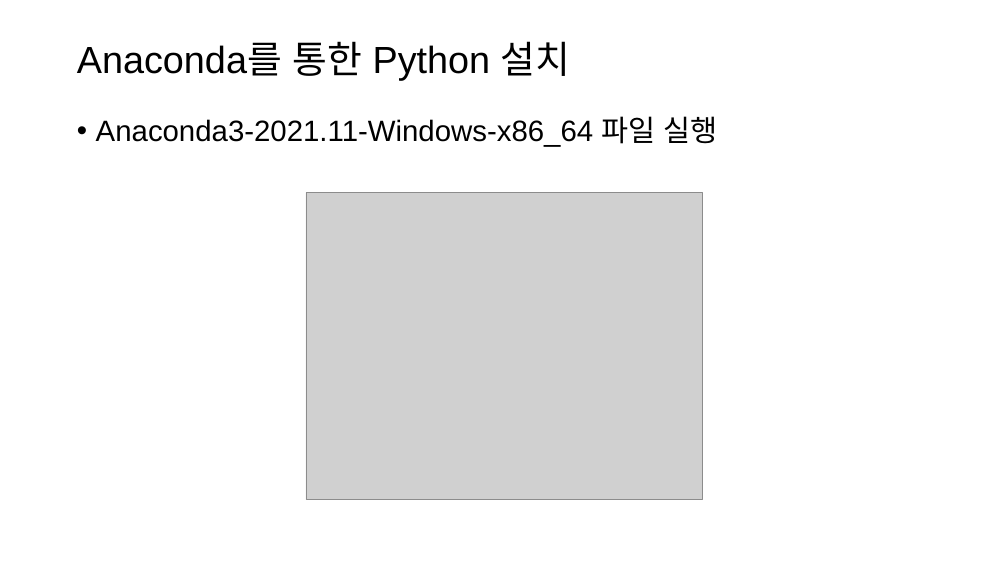
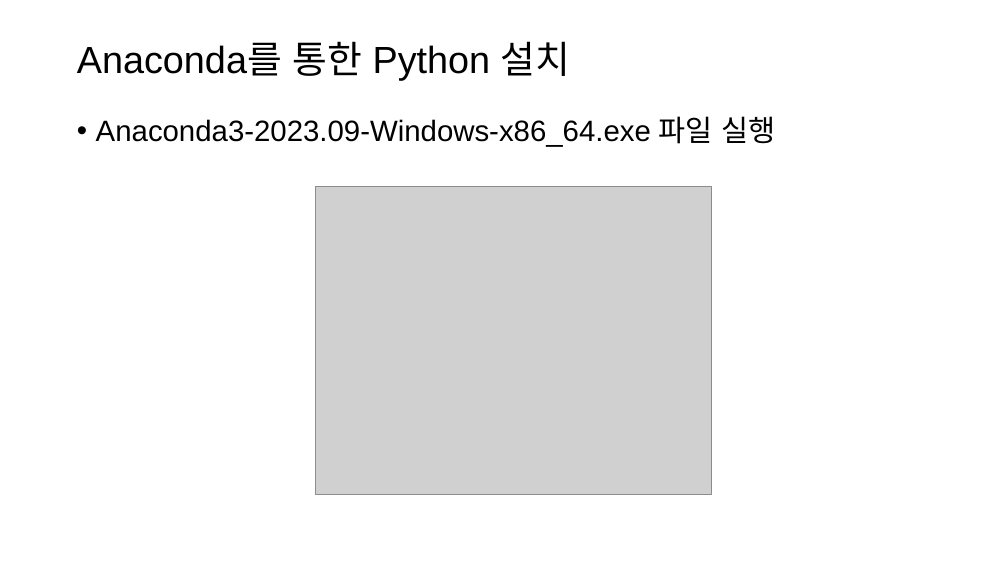
Before and after one commit to crux26/DFMBA2023, a slide deck: slide 4 of Python Scripts/anaconda 설치방법.pptx. Drawn at 1008x567 pixels with LibreOffice and Linux fonts; fonts in the diff are those of the drawing; grey boxes stand for pictures. Boxes give left, top, right and bottom in pixels: in the first picture for what was removed or moved away, otherwise in the second. Text is boxed around its words. In the diff, an @@ line names an element or a change of style, - is before the commit and + after.

```diff
--- a/Python Scripts/anaconda 설치방법.pptx
+++ b/Python Scripts/anaconda 설치방법.pptx
@@ text at (96, 116, 775, 147): text changed @@
-• Anaconda3-2021.11-Windows-x86_64 파일 실행
+• Anaconda3-2023.09-Windows-x86_64.exe 파일 실행
@@ picture: place and size @@
-picture at (306, 193, 702, 500)
+picture at (315, 186, 712, 495)
```
Also in this commit, not shown: 4 other slides changed, 14 other files.
